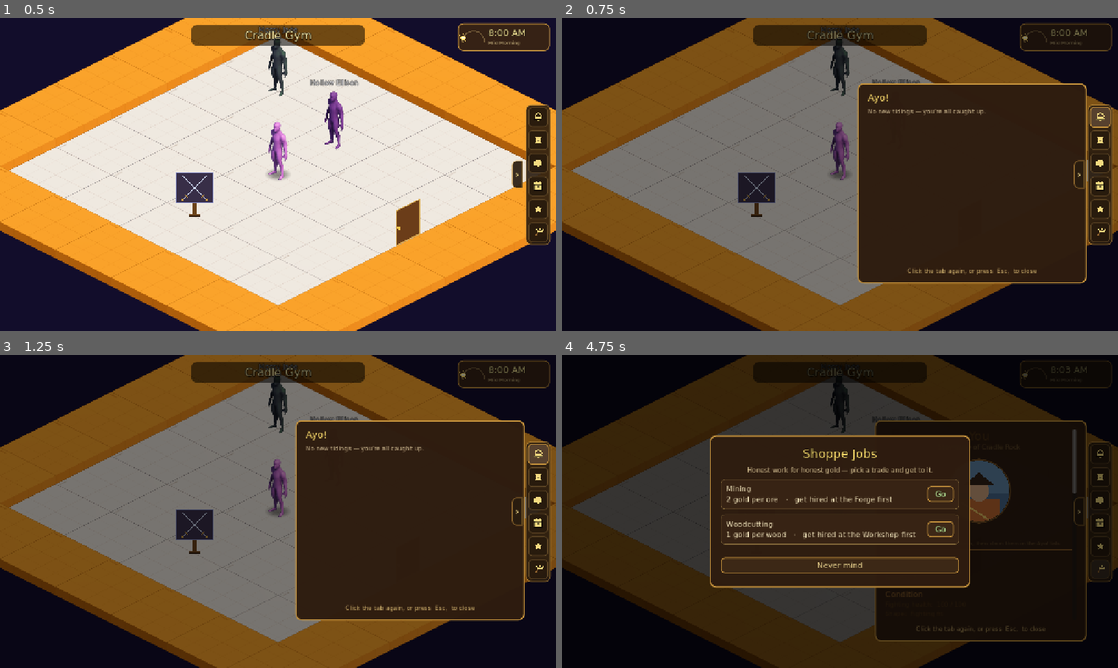
Above: before the commit, frames 1-4 (two rows, left to right).
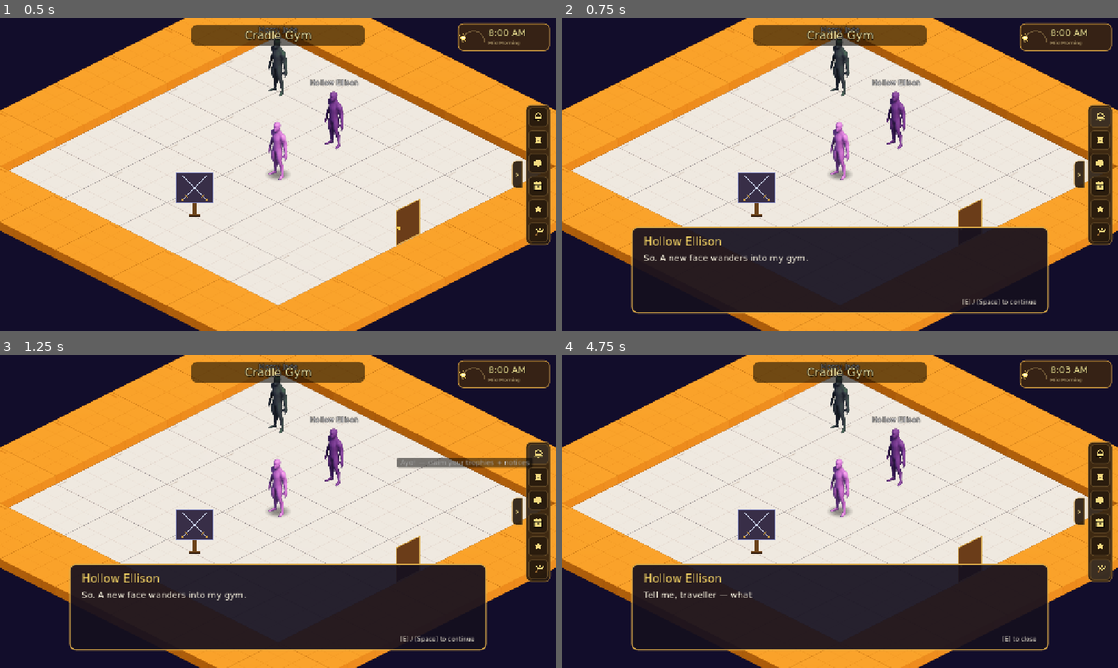
Above: after the commit, the same moments.

Repository: TairoyZone/shivaliva-shanty
Game: Godot game, scene res://levels/cradle_gym_interior/cradle_gym_interior.tscn
Same seed, same stepped clock (60 frames per second), same inputs: the game is played once before the commit and once after it. This scene is started directly instead of the project's main scene.
Inputs (mouse positions are in pixels of both pictures, inside the frame that each line leads up to):
- Up to frame 1 (0.5 s): no input
- Up to frame 2 (0.75 s): click "0" at 0.5 s
- Up to frame 3 (1.25 s): no input
- Up to frame 4 (4.75 s): click (1101, 477) at 1.27 s; click (1101, 498) at 2.02 s; click (1101, 524) at 2.77 s; click (1101, 545) at 3.52 s; click (1101, 567) at 4.25 s

Frame 1 is identical in both runs. In frame 2, 76% of the frame differs, in the area x 0-100%, y 0-100%; in frame 3, 76%; in frame 4, 84%.

Commit message:
feat(gym): one-time Pokémon-professor intro cinematic for the power-type choice
The first time you set foot in the Cradle Gym, Hollow Ellison welcomes you with a
short typewriter cutscene ("So. A new face wanders into my gym... what kind of
fighter are you?"), which hands off to the power-type picker, then closes with a
line. Plays exactly once.

- Overlay.show_dialog gains an optional on_done callback (fired once on close), so
  a caller can chain after the dialogue — reusing the existing dialogue animation
  rather than a new system.
- PlayerState.gym_intro_seen (saved/reset) gates the one-time fire.
- cradle_gym_interior._ready plays it after a settle beat; on a pick it sets the
  class, un-pauses (the picker's hand-off flag assumes a ladder chain), and Ellison
  signs off. Cancelling just closes — you can still pick at the Spar sign.

Screenshot-verified: the dialogue fires on entry and chains to the picker.

Co-Authored-By: Claude Opus 4.8 (1M context) <noreply@anthropic.com>

Diff:
--- a/autoloads/player_state.gd
+++ b/autoloads/player_state.gd
@@ -322,6 +322,9 @@
 ## forge weapon can still override later). Shown on the Profile; the cast gossips the path you took.
 var player_power_type : String = ""
 signal power_type_changed
+## True once the gym master's ONE-TIME intro cinematic has played (the Pokémon-professor-style "choose your
+## fighting style" scene that fires on first entering the Cradle Gym). Persisted, so it plays exactly once.
+var gym_intro_seen : bool = false
 
 ## True once the player has signed up at the Hiring Board for Godfrey's
 ## lumberjacking job. Gates the WoodCuttingSign in the Forest — without
@@ -2543,6 +2546,7 @@
 	owned_weapons = ["brawl"]
 	equipped_weapon = "brawl"
 	player_power_type = ""
+	gym_intro_seen = false
 	npc_affinity = {}
 	npc_favor_done = {}
 	crew = {}
@@ -2605,6 +2609,7 @@
 	config.set_value(SAVE_SECTION, "owned_weapons", owned_weapons)
 	config.set_value(SAVE_SECTION, "equipped_weapon", equipped_weapon)
 	config.set_value(SAVE_SECTION, "player_power_type", player_power_type)
+	config.set_value(SAVE_SECTION, "gym_intro_seen", gym_intro_seen)
 	config.set_value(SAVE_SECTION, "weapons_model", "items_v1")
 	config.set_value(SAVE_SECTION, "npc_affinity", npc_affinity)
 	config.set_value(SAVE_SECTION, "npc_favor_done", npc_favor_done)
@@ -2675,6 +2680,7 @@
 	owned_weapons = config.get_value(SAVE_SECTION, "owned_weapons", ["brawl"])
 	equipped_weapon = String(config.get_value(SAVE_SECTION, "equipped_weapon", "brawl"))
 	player_power_type = String(config.get_value(SAVE_SECTION, "player_power_type", ""))   # "" = not yet chosen (old saves)
+	gym_intro_seen = bool(config.get_value(SAVE_SECTION, "gym_intro_seen", false))
 	npc_affinity = config.get_value(SAVE_SECTION, "npc_affinity", {})
 	npc_favor_done = config.get_value(SAVE_SECTION, "npc_favor_done", {})
 	crew = config.get_value(SAVE_SECTION, "crew", {})
--- a/interface/overlay.gd
+++ b/interface/overlay.gd
@@ -33,6 +33,9 @@
 
 var _panel_style : StyleBoxFlat
 var _pending_lines : Array[String] = []
+## Optional callback fired ONCE when the current dialog closes — lets a caller chain something after the lines
+## (e.g. the gym intro hands off to the power-type picker). Captured + cleared on close so it never double-fires.
+var _on_done : Callable = Callable()
 ## The typewriter (borrow #4): each line/body reveals char-by-char; an advance press first completes the
 ## reveal, then the next press advances. See [[godot-borrow-todo]].
 const CHAR_TIME : float = 0.018
@@ -62,11 +65,14 @@
 	add_child(EscToClose.new(_close, func() -> bool: return is_active))
 
 
-func show_dialog(speaker: String, lines: Array[String]) -> void:
+func show_dialog(speaker: String, lines: Array[String], on_done: Callable = Callable()) -> void:
 
 	if lines.is_empty():
+		if on_done.is_valid():
+			on_done.call()   # nothing to say, but still fire the chain (e.g. straight to the picker)
 		return
 	_apply_dialog_style()
+	_on_done = on_done
 	_title_label.text = speaker
 	_hint_label.text = "Tap to continue" if TouchEnv.is_touch() else "[E] / [Space] to continue"
 	_pending_lines = lines.duplicate()
@@ -82,6 +88,7 @@
 	_title_label.text = title
 	_hint_label.text = "Tap to close" if TouchEnv.is_touch() else "[E] to close"
 	_pending_lines.clear()
+	_on_done = Callable()   # lore never chains — clear any stale dialog callback
 	_panel.visible = true
 	is_active = true
 	_type_line(body)
@@ -156,6 +163,11 @@
 	_panel.visible = false
 	is_active = false
 	_pending_lines.clear()
+	# Fire the one-shot completion callback (captured + cleared first, so a re-entrant show_dialog from it works).
+	var done : Callable = _on_done
+	_on_done = Callable()
+	if done.is_valid():
+		done.call()
 
 
 func _apply_dialog_style() -> void:
--- a/levels/cradle_gym_interior/cradle_gym_interior.gd
+++ b/levels/cradle_gym_interior/cradle_gym_interior.gd
@@ -10,6 +10,48 @@
 
 	super._ready()
 	_resolve_ladder_return()
+	_maybe_play_intro()
+
+
+# THE GYM-MASTER INTRO — a one-time, Pokémon-professor-style cinematic the FIRST time you set foot in the gym:
+# Hollow Ellison welcomes you (the typewriter dialogue) then has you choose your fighting STYLE (the power type),
+# and closes with a line. Gated on gym_intro_seen so it plays exactly once.
+func _maybe_play_intro() -> void:
+
+	if PlayerState.gym_intro_seen:
+		return
+	PlayerState.gym_intro_seen = true   # set up front so it's one-time even if they back out
+	PlayerState._save()
+	await get_tree().create_timer(0.5).timeout   # let the scene settle + the player land before the cinematic
+	if not is_inside_tree():
+		return
+	Overlay.show_dialog("Hollow Ellison", [
+		"So. A new face wanders into my gym.",
+		"Everyone who climbs my ladder fights their own way — the brawler's fists, the swordsman's edge, the marksman's aim... and stranger paths still.",
+		"Before you spar a single soul here, you'll need to know YOURS.",
+		"Tell me, traveller — what kind of fighter are you?",
+	], _open_intro_picker)
+
+
+func _open_intro_picker() -> void:
+
+	if not is_inside_tree():
+		return
+	var picker : PowerTypePicker = PowerTypePicker.new()
+	picker.chosen.connect(_on_intro_chosen)
+	add_child(picker)   # cancelling the picker self-cleans (you can choose later at the Spar sign)
+
+
+func _on_intro_chosen(weapon_id: String) -> void:
+
+	PlayerState.choose_power_type(weapon_id)
+	# The picker sets _handing_off (it normally chains to the ladder); the intro doesn't, so un-pause ourselves.
+	if get_tree() != null:
+		get_tree().paused = false
+	Overlay.show_dialog("Hollow Ellison", [
+		"%s. A fine path — wear it well." % SkirmishWeapon.power_type_name(weapon_id),
+		"Climb my ladder when you reckon you're ready to prove it.",
+	])
 
 
 # On return from a gym-ladder bout, record a WIN — it unlocks the next rung (and clearing the top earns the
--- /dev/null
+++ b/tools/shot_gymintro.gd
@@ -0,0 +1,22 @@
+## DEV-ONLY: fire the one-time gym-master intro cinematic + capture (1) Ellison's dialogue and (2) the chained
+## power-type picker.
+extends Node2D
+const OUT := "user://shots"
+func _ready() -> void:
+	DirAccess.make_dir_recursive_absolute(OUT)
+	call_deferred("_go")
+func _go() -> void:
+	PlayerState.gym_intro_seen = false
+	PlayerState.player_power_type = ""
+	var scene : Node = load("res://levels/cradle_gym_interior/cradle_gym_interior.tscn").instantiate()
+	get_tree().root.add_child(scene)
+	get_tree().current_scene = scene
+	await get_tree().create_timer(1.4).timeout   # past the 0.5s settle delay; Ellison's first line is up
+	get_viewport().get_texture().get_image().save_png("%s/gym_intro_dialog.png" % OUT)
+	# Skip the dialogue to fire on_done -> the picker.
+	if Overlay.is_active:
+		Overlay._close()
+	for i in 10:
+		await get_tree().process_frame   # process_frame fires through the picker's tree-pause
+	get_viewport().get_texture().get_image().save_png("%s/gym_intro_picker.png" % OUT)
+	get_tree().quit()
--- /dev/null
+++ b/tools/shot_gymintro.tscn
@@ -0,0 +1,6 @@
+[gd_scene load_steps=2 format=3]
+
+[ext_resource type="Script" path="res://tools/shot_gymintro.gd" id="1"]
+
+[node name="ShotGymIntro" type="Node2D"]
+script = ExtResource("1")
Not shown, added: tools/shot_gymintro.gd.uid
